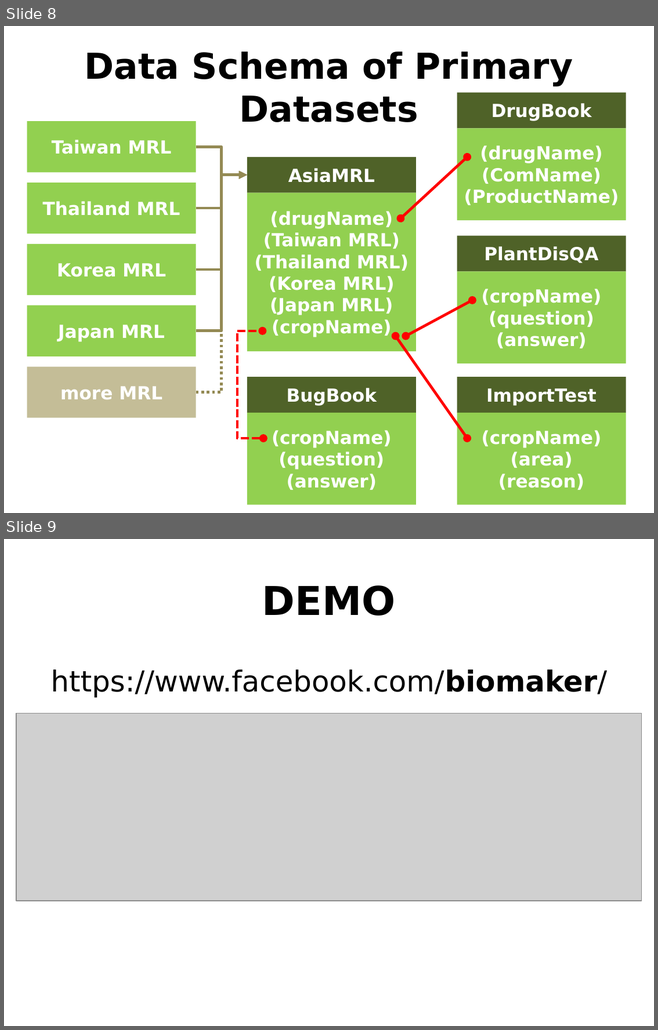
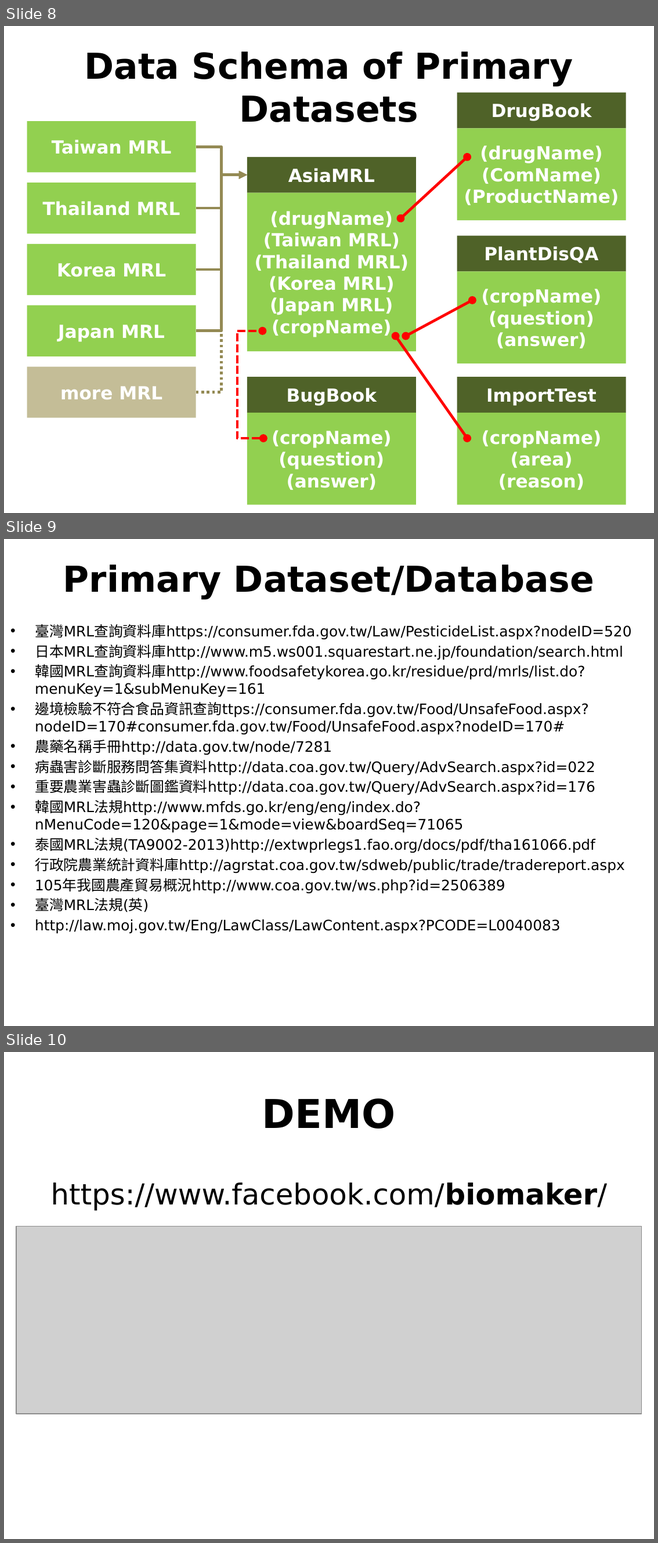
Before and after one commit to monster1985/AsiaOpenData2017, a slide deck: 簡報_跨領域研究室.pptx. Shown one above the other, each under a label of ours: slides 8 and 9 before the commit, slides 8, 9 and 10 after it. The pictures are 658x1030 and 658x1543 pixels, drawn with LibreOffice and Linux fonts; fonts in the diff are those of the drawing; grey boxes stand for pictures. Boxes give left, top, right and bottom in pixels: in the first picture for what was removed or moved away, otherwise in the second. Text is boxed around its words. In the diff, an @@ line names an element or a change of style, - is before the commit and + after.

```diff
--- a/簡報_跨領域研究室.pptx
+++ b/簡報_跨領域研究室.pptx
@@ slide 9 added at (4,539,654,1026), background #FFFFFF @@
@@ title added at (63,565,594,599), 39.6 pt, text #000000, bold @@
+Primary Dataset/Database
@@ text added at (35,624,631,934), 16 pt, text #000000 @@
+• 臺灣MRL查詢資料庫https://consumer.fda.gov.tw/Law/PesticideList.aspx?nodeID=520
+• 日本MRL查詢資料庫http://www.m5.ws001.squarestart.ne.jp/foundation/search.html
+• 韓國MRL查詢資料庫http://www.foodsafetykorea.go.kr/residue/prd/mrls/list.do?menuKey=1&subMenuKey=161
+• 邊境檢驗不符合食品資訊查詢ttps://consumer.fda.gov.tw/Food/UnsafeFood.aspx?nodeID=170#consumer.fda.gov.tw/Food/UnsafeFood.aspx?nodeID=170#
+• 農藥名稱手冊http://data.gov.tw/node/7281
+• 病蟲害診斷服務問答集資料http://data.coa.gov.tw/Query/AdvSearch.aspx?id=022
+• 重要農業害蟲診斷圖鑑資料http://data.coa.gov.tw/Query/AdvSearch.aspx?id=176
+• 韓國MRL法規http://www.mfds.go.kr/eng/eng/index.do?nMenuCode=120&page=1&mode=view&boardSeq=71065
+• 泰國MRL法規(TA9002-2013)http://extwprlegs1.fao.org/docs/pdf/tha161066.pdf
+• 行政院農業統計資料庫http://agrstat.coa.gov.tw/sdweb/public/trade/tradereport.aspx
+• 105年我國農產貿易概況http://www.coa.gov.tw/ws.php?id=2506389
+• 臺灣MRL法規(英)
+• http://law.moj.gov.tw/Eng/LawClass/LawContent.aspx?PCODE=L0040083
@@ what was slide 9 is now slide 10 @@
```
Also in this commit, not shown: 1 other file.
